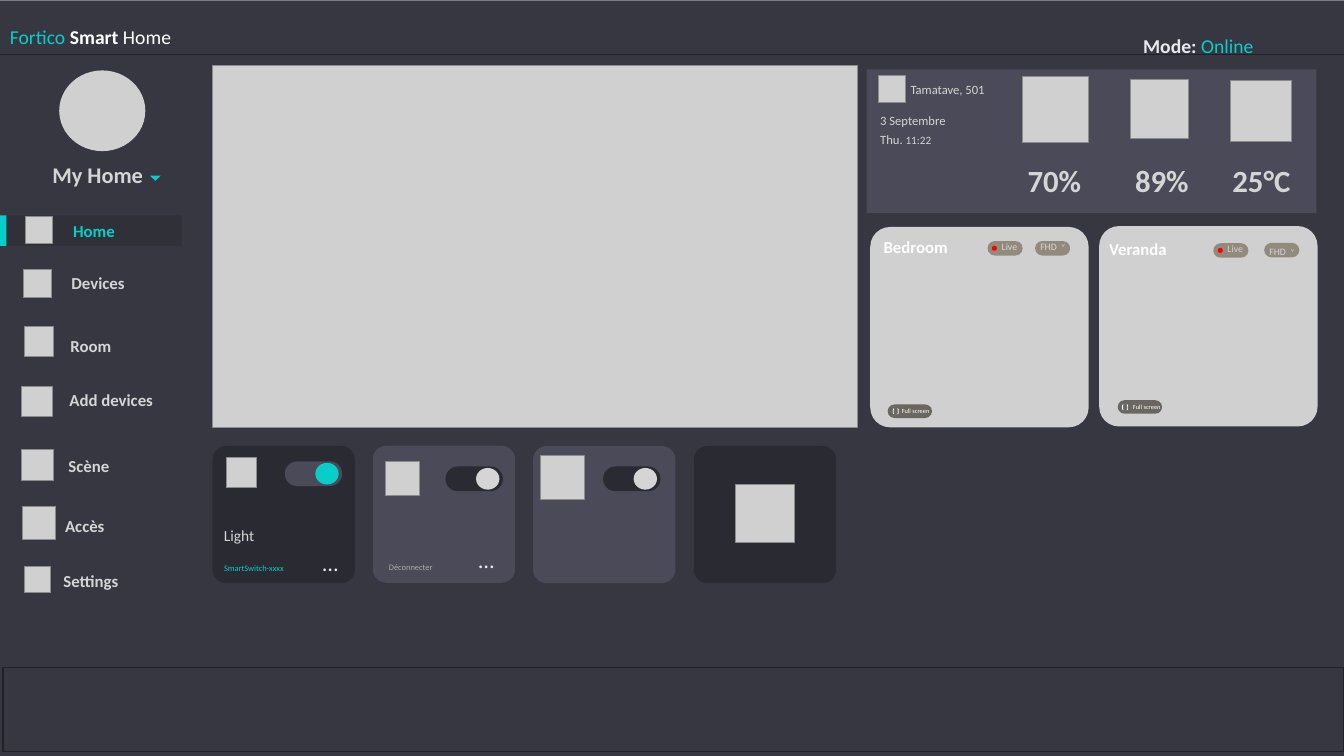
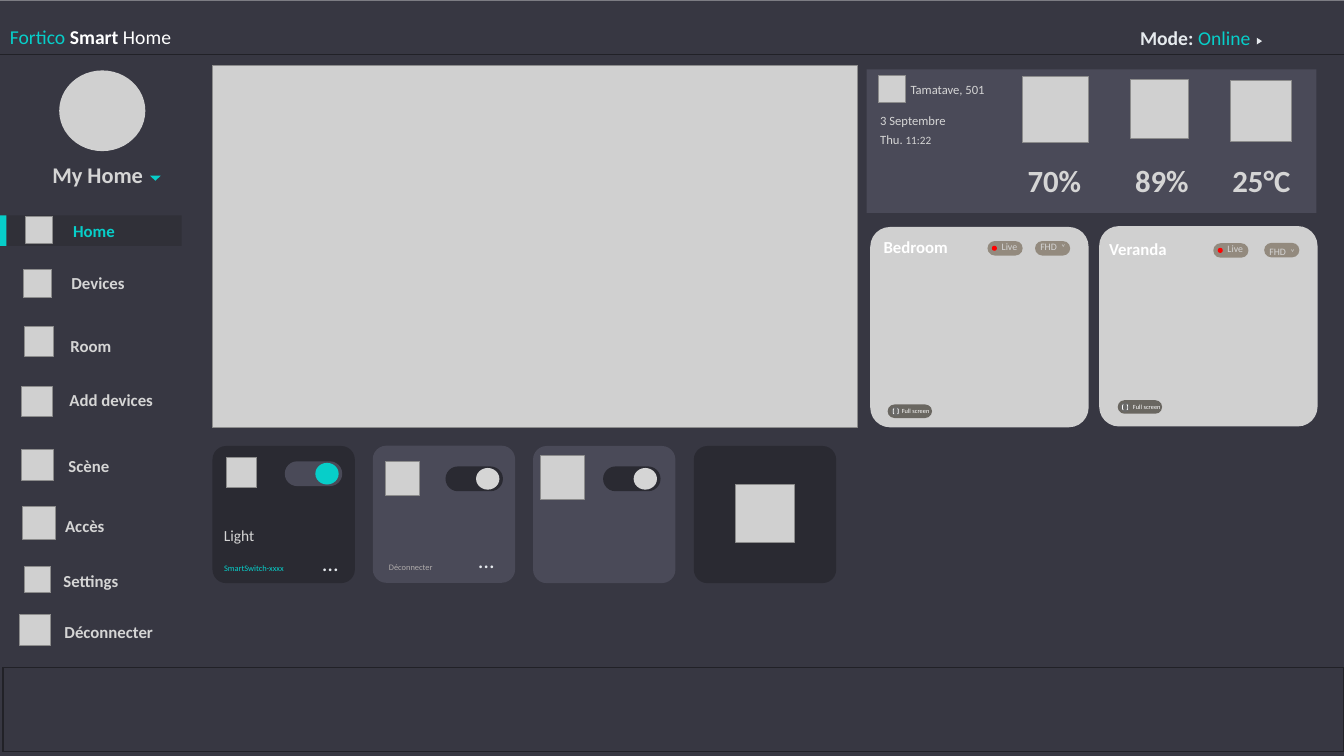
Before and after one commit to Fortuno-tech/Software, a slide deck: slide 7 of UI-model/UI design Fortico.pptx. Drawn at 1344x756 pixels with LibreOffice and Linux fonts; fonts in the diff are those of the drawing; grey boxes stand for pictures. Boxes give left, top, right and bottom in pixels: in the first picture for what was removed or moved away, otherwise in the second. Text is boxed around its words. In the diff, an @@ line names an element or a change of style, - is before the commit and + after.

```diff
--- a/UI-model/UI design Fortico.pptx
+++ b/UI-model/UI design Fortico.pptx
@@ text "Mode: Online": place and size @@
-text "Mode: Online" at bbox=[1143, 39, 1253, 53]
+text "Mode: Online" at bbox=[1140, 31, 1250, 45]
@@ triangle added at bbox=[1257, 37, 1262, 44], fill #E6EAEE @@
@@ picture added at bbox=[20, 614, 51, 645] @@
@@ text added at bbox=[64, 626, 152, 638], 12 pt, text #D5D5D5, bold @@
+Déconnecter
```
Also in this commit, not shown: 11 other slides changed, 6 slides added, 7 other files.
